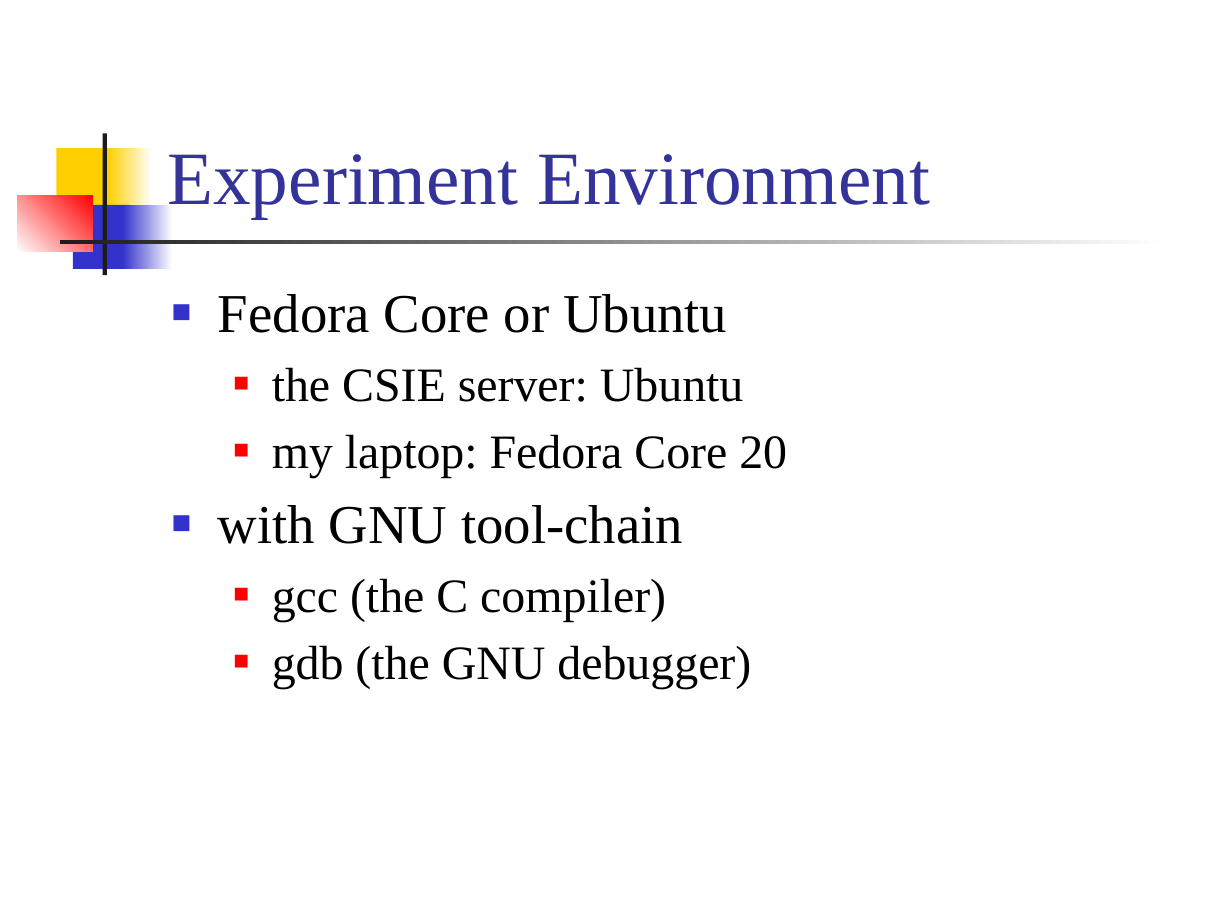
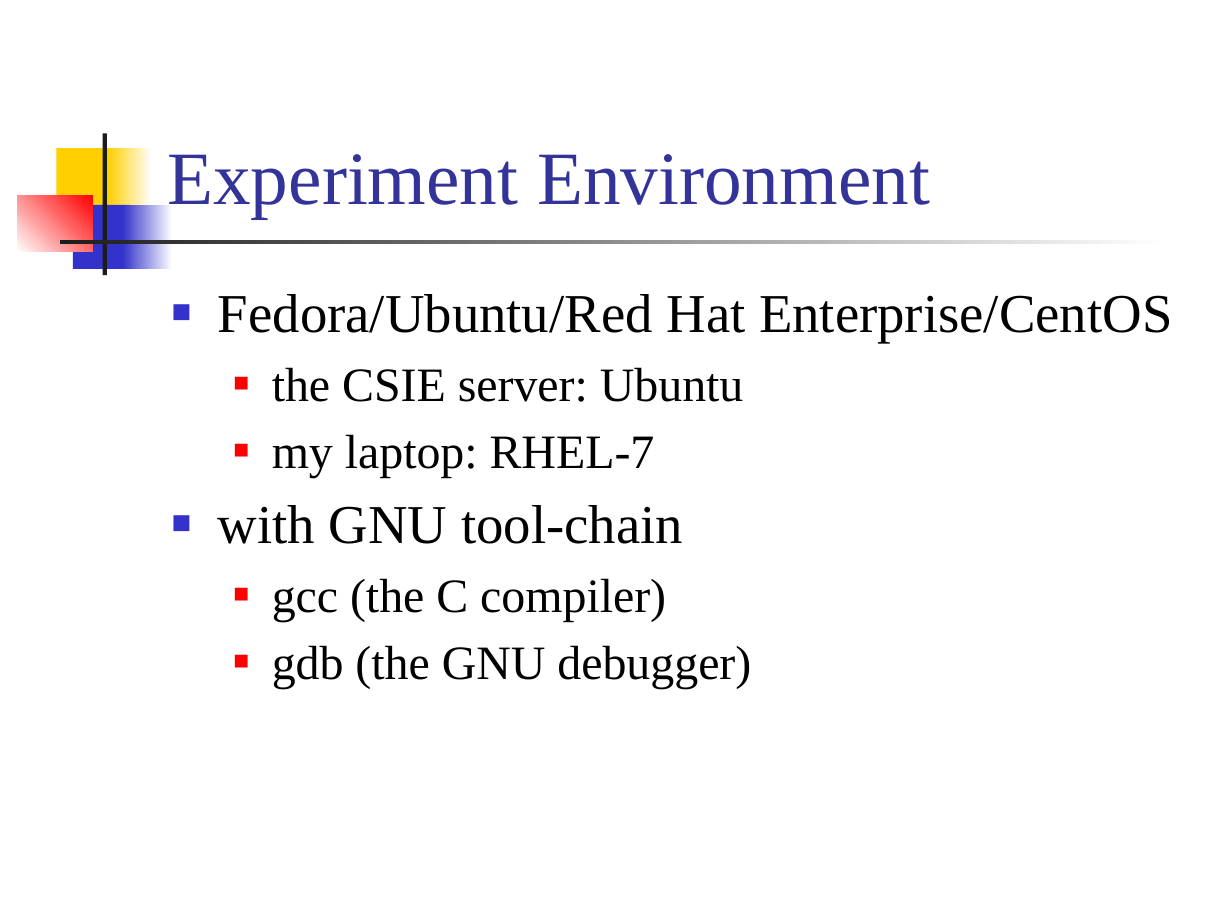
Before and after one commit to CGUSystemCourses/Unix-2018, a slide deck: slide 5 of lectures/lec00-course_intro/lec00-unix_course_intro.pptx. Drawn at 1232x924 pixels with LibreOffice and Linux fonts; fonts in the diff are those of the drawing. Boxes give left, top, right and bottom in pixels: in the first picture for what was removed or moved away, otherwise in the second. Text is boxed around its words. In the diff, an @@ line names an element or a change of style, - is before the commit and + after.

Commit message:
course introduction for 2019-spring semester

```diff
--- a/lectures/lec00-course_intro/lec00-unix_course_intro.pptx
+++ b/lectures/lec00-course_intro/lec00-unix_course_intro.pptx
@@ text at box(218, 294, 1172, 343): text changed @@
-■ Fedora Core or Ubuntu
+■ Fedora/Ubuntu/Red Hat Enterprise/CentOS
@@ text at box(272, 434, 655, 478): text changed @@
-  ■ my laptop: Fedora Core 20
+  ■ my laptop: RHEL-7
```
